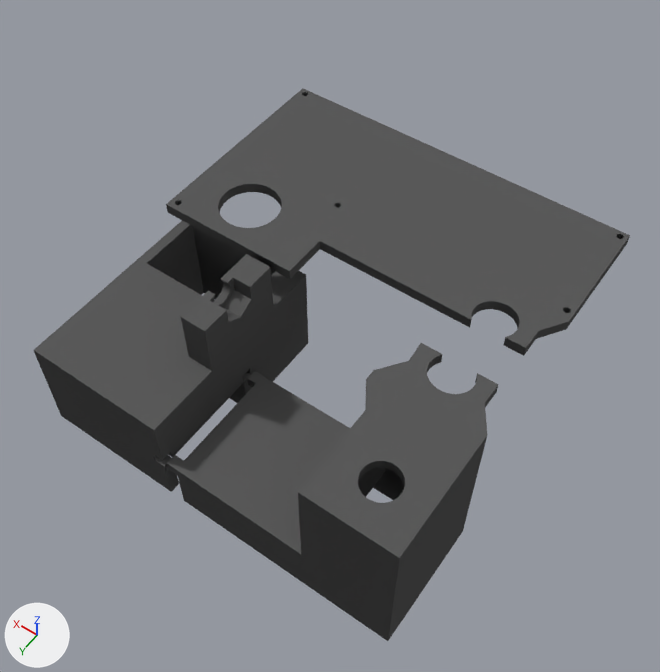
An edit to the Blender file case/body.blend, drawn before and after from the same camera.
Both versions are drawn from a camera (50 mm lens) standing at (-0.062, 0.095, 0.223) and looking at (0.056, -0.071, -0.037). Lighting does not change. The marker at lower left points along +X, +Y and +Z.

The first picture shows 'floater', 'topcover', 'valvehouse'.
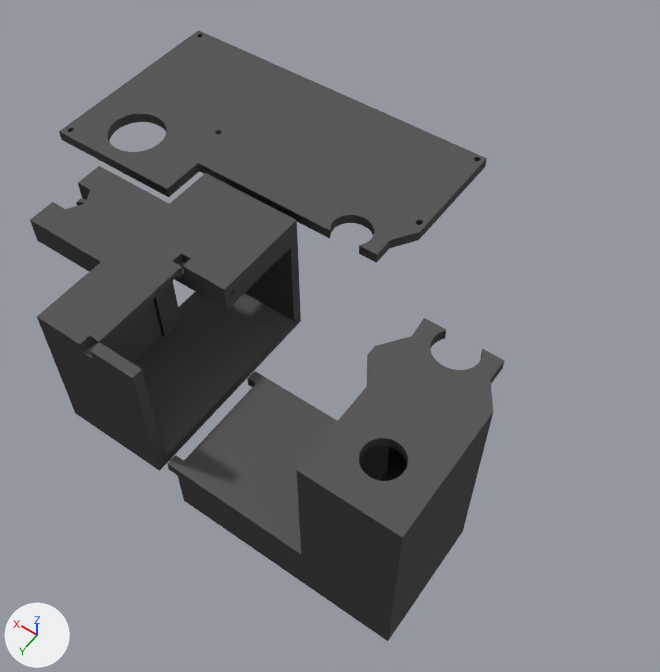
Location of each change, [x1, y1, x2, y2] in pixels of the pictures (660 x 672 px; the box of a moved part takes in the faces that stretch with it):
'topcover', moved
    before: [166, 88, 630, 356]
    after: [59, 30, 487, 263]
'valvehouse', reshaped, moved, turned
    before: [34, 221, 308, 492]
    after: [30, 166, 301, 471]
'floater', reshaped (8% taller)
    before: [167, 343, 498, 641]
    after: [167, 318, 505, 641]
part 1 of me_cube, moved or reshaped
    before: [298, 343, 498, 560]
    after: [296, 318, 505, 560]
part 2 of me_cube_001, moved or reshaped
    before: [181, 254, 274, 371]
    after: [30, 166, 169, 272]

What the commit changed:
me_cube has 981 vertices, 1102 faces and spans x -0.018..0.0698, y -0.0612..0.002, z -0.061..0.0.
me_cube is used by ob_floater; location (0.0, 0.0, 0.0).
me_cube part 1: all 586 vertices in x -0.018..0.021, y -0.0612..0.002, z -0.013..0.0 are moved by (0.0, 0.0, 0.012).
me_cube_001 has 702 vertices, 509 faces and spans x 0.066..0.12, y -0.078..0.002, z -0.061..0.0.
me_cube_001 is used by ob_valvehouse; location (0.0058, 0.0, 0.0).
me_cube_001 part 2: all 162 vertices in x 0.066..0.0761, y -0.059..-0.026, z -0.0095..0.0 are moved by (0.0, 0.0, 0.012).
Object 'topcover' (ob_topcover) moves from (0.0, -0.1397, -0.0658) to (0.0589, -0.1457, -0.0658).
Object 'valvehouse' (ob_valvehouse) moves from (0.0058, 0.0, 0.0) to (0.1361, 0.0, 0.0703).
Object 'valvehouse' (ob_valvehouse) turns from (0, 0, 0) to (0, 90, 0) degrees about x, y and z.
